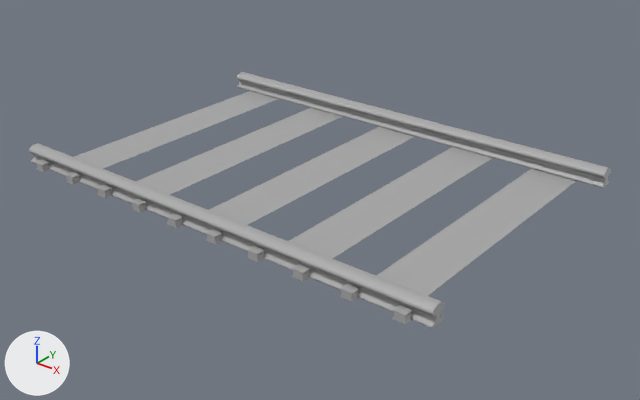
The FBX model Assets/Art/MESHS/SM_Kit_Rail.fbx, before and after one commit.
One viewpoint serves both versions: a 50 mm camera at (4.69, -2.36, 2.26) aimed at (1.6, 1.51, -0.14). Lighting does not change. The marker at lower left points along +X, +Y and +Z. The older version comes first. Where no turn or scale is listed for an object, it has been applied to the vertices.

In view in the first picture: 'SM_Kit_Rail'.
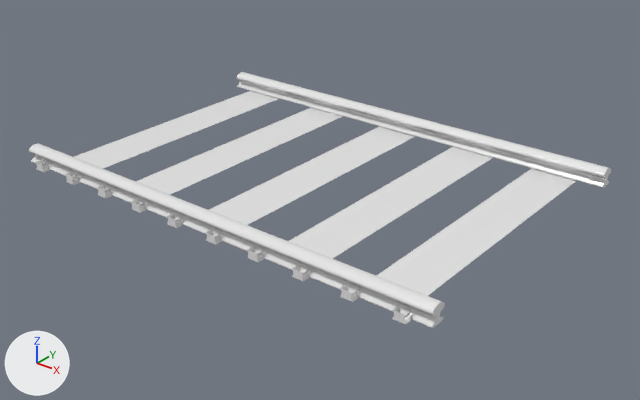
What differs and where, as boxes (x1, y1, x2, y2) in the pictures (640 x 400 px):
part 1 of me_mesh, cut back
    before: (36, 91, 576, 315)
    after: (74, 91, 576, 296)
part 2 of me_mesh, recoloured
    both: (29, 72, 611, 328)

The change, as a diff of the scene's bpy script:
```diff
--- a/Assets/Art/MESHS/SM_Kit_Rail.fbx.py
+++ b/Assets/Art/MESHS/SM_Kit_Rail.fbx.py
@@ mat_m_sm_kit_train @@
+mat_m_sm_kit_train = principled_material('M_SM_Kit_Train')
+mat_m_sm_kit_train.base_color = (0.8, 0.8, 0.8)  # white #e7e7e7
+mat_m_sm_kit_train.roughness = 0.2
@@ me_mesh @@
 # used by ob_sm_kit_rail; location = (0.0, 0.0, 0.0)
-me_mesh.from_pydata(...)  # 422 vertices, 294 faces; spans x 0.0..3.0, y 0.51..2.59, z 0.0..0.11
+me_mesh.from_pydata(...)  # 412 vertices, 247 faces; spans x 0.0..3.0, y 0.51..2.59, z 0.0..0.11
+# me_mesh part 1
+# 10 vertices are removed from x 0.13..2.83, y 1.55, z 0.0
+# 52 faces are deleted
+# 5 new faces join them
+# me_mesh part 2: 242 faces spanning x 0.0..3.0, y 0.51..2.59, z 0.0..0.11 switch from mat_standardsurface1 (grey #aaaaaa) to mat_m_sm_kit_train (white #e7e7e7)
```
